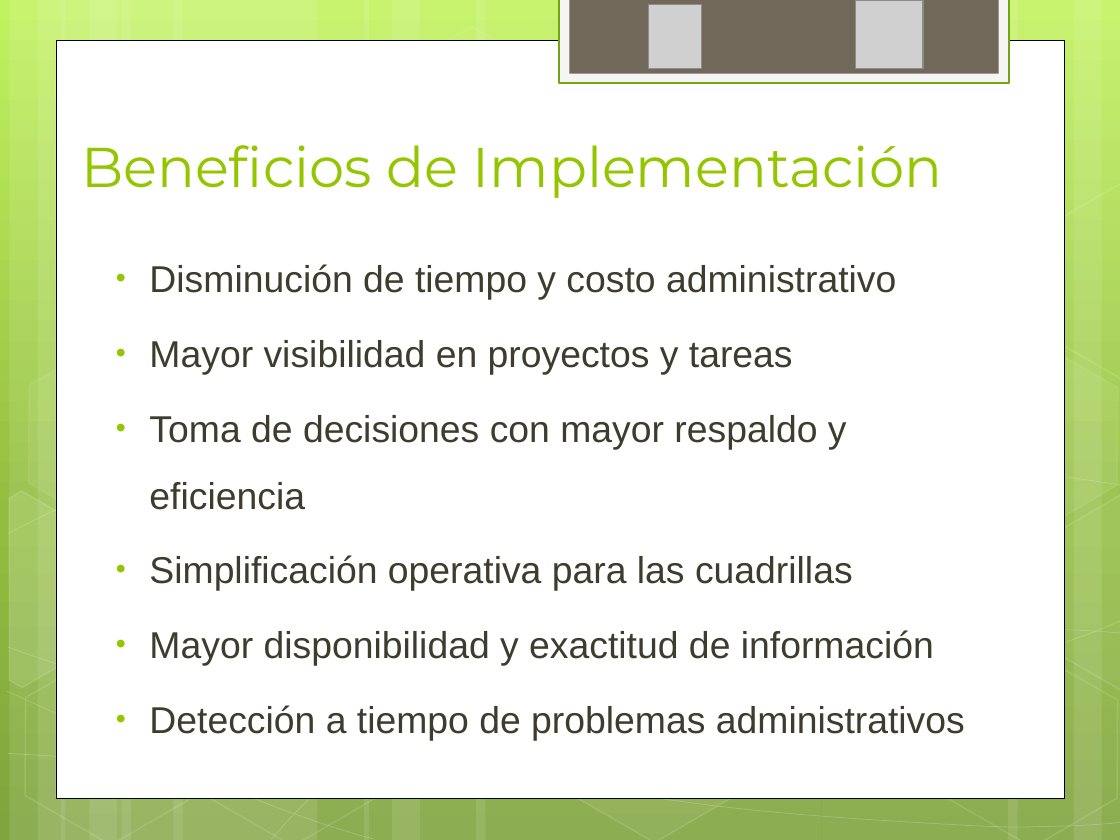
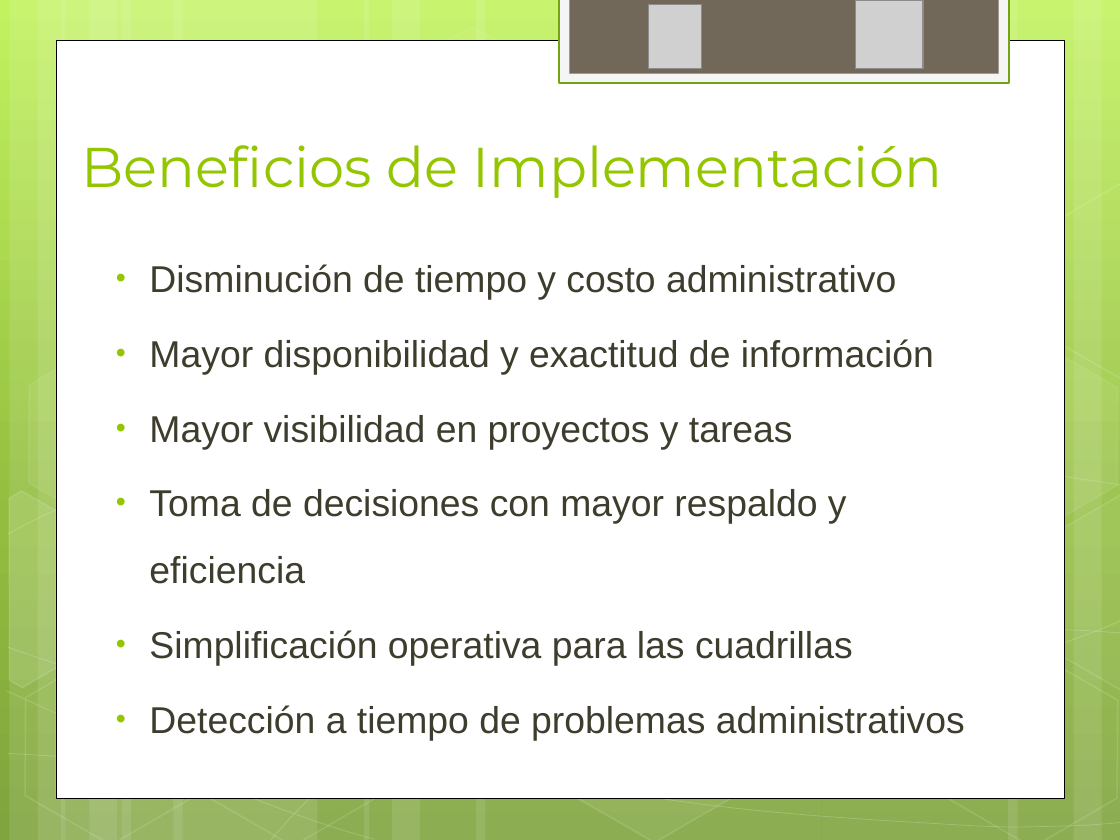
Before and after one commit to ptissera/habilitacion-profesional-2012-4k4, a slide deck: slide 30 of Documentacion/Proyecto/Presentacion Final/Exposicion Final.pptx. Drawn at 1120x840 pixels with LibreOffice and Linux fonts; fonts in the diff are those of the drawing; grey boxes stand for pictures. Boxes give left, top, right and bottom in pixels: in the first picture for what was removed or moved away, otherwise in the second. Text is boxed around its words. In the diff, an @@ line names an element or a change of style, - is before the commit and + after.

```diff
--- a/Documentacion/Proyecto/Presentacion Final/Exposicion Final.pptx
+++ b/Documentacion/Proyecto/Presentacion Final/Exposicion Final.pptx
@@ text at (149, 339, 934, 375): paragraph added @@
+• Mayor disponibilidad y exactitud de información
@@ text at (149, 630, 934, 666): paragraph removed @@
-• Mayor disponibilidad y exactitud de información
```
